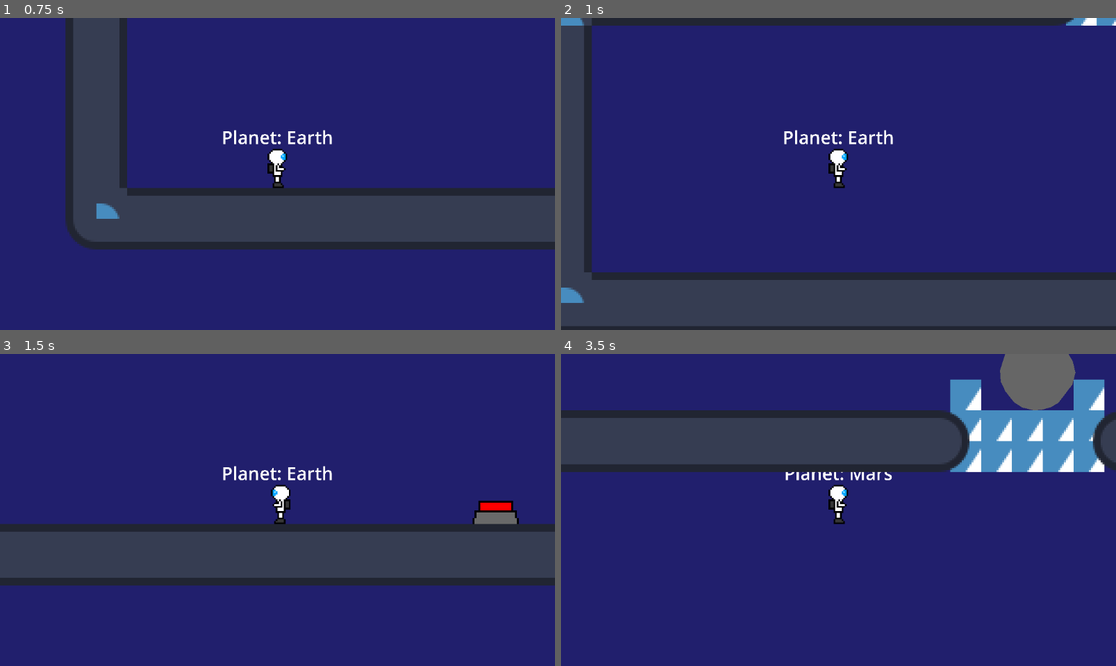
Above: before the commit, frames 1-4 (two rows, left to right).
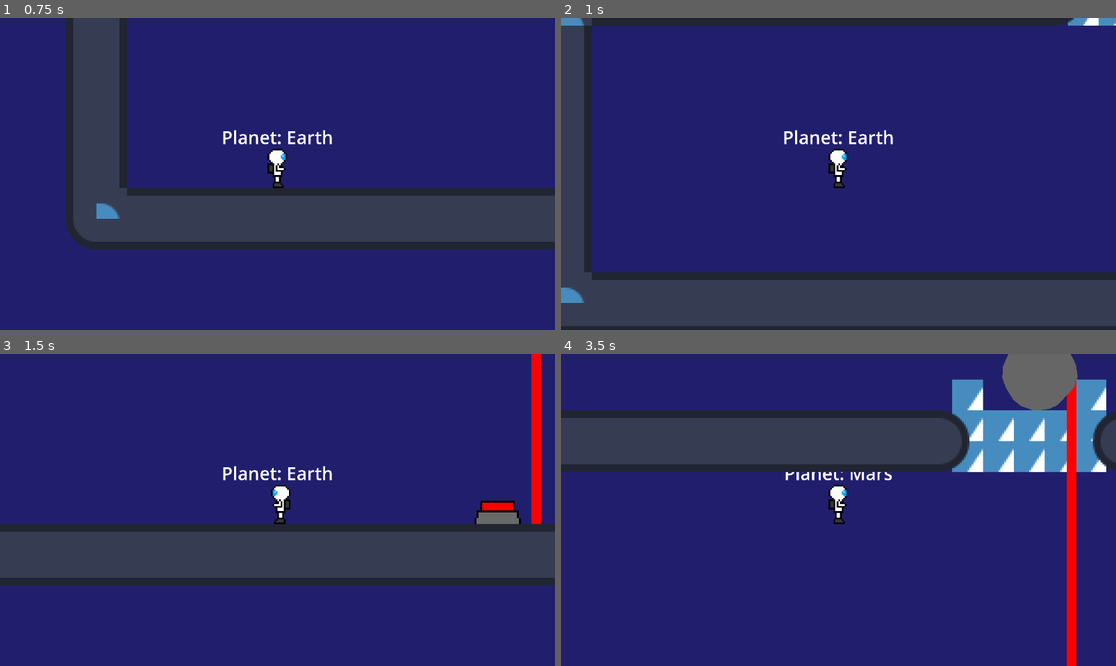
Above: after the commit, the same moments.

Repository: Ebit22/gravityFormer
Game: Godot game, scene res://Scenes/Levels/level_7.tscn
Same seed, same stepped clock (60 frames per second), same inputs: the game is played once before the commit and once after it. This scene is started directly instead of the project's main scene. The engine's default icon, where the game draws it, is replaced by a stand-in: a white triangle on a blue panel in a dark square.
Inputs:
- Up to frame 1 (0.75 s): hold Right (AddGravity) from 0.53 s (still down)
- Up to frame 2 (1 s): keep holding Right (AddGravity); tap Space (Jump) at 0.77 s
- Up to frame 3 (1.5 s): release Right (AddGravity) at 1.28 s; tap Left (DeleteGravity) at 1.35 s
- Up to frame 4 (3.5 s): tap Space (Jump) at 1.52, 3.02 s; tap Shift (SwitchGravity) at 2.1 s; tap Right (AddGravity) at 2.85 s

Frame 1 is identical in both runs. In frame 2, less than 0.1% of the frame differs, in the area x 90-100%, y 0-3%; in frame 3, 1.1%; in frame 4, 2.5%, in the area x 70-99%, y 0-100%.

Commit message:
Level 7 done

Diff:
--- a/gravityplatformer/Scenes/Body's/player.tscn
+++ b/gravityplatformer/Scenes/Body's/player.tscn
@@ -87,7 +87,7 @@
 [sub_resource type="RectangleShape2D" id="RectangleShape2D_gei5t"]
 size = Vector2(50, 163)
 
-[node name="Player" type="CharacterBody2D"]
+[node name="Player" type="CharacterBody2D" groups=["player"]]
 scale = Vector2(0.1, 0.1)
 collision_layer = 3
 collision_mask = 3
--- a/gravityplatformer/Scenes/Levels/level_6.tscn
+++ b/gravityplatformer/Scenes/Levels/level_6.tscn
@@ -252,6 +252,11 @@
 position = Vector2(255, -82)
 scale = Vector2(0.758721, 0.758721)
 
+[node name="Killzone2" parent="Spikes/Spike2" instance=ExtResource("3_0s5jk")]
+
+[node name="CollisionPolygon2D" type="CollisionPolygon2D" parent="Spikes/Spike2/Killzone2"]
+polygon = PackedVector2Array(-32.9502, 19.7701, -1.31802, -59.3103, 23.7241, 19.7701)
+
 [node name="Killzone2" parent="." instance=ExtResource("3_0s5jk")]
 position = Vector2(258, -194)
 
--- a/gravityplatformer/Scenes/Levels/level_7.tscn
+++ b/gravityplatformer/Scenes/Levels/level_7.tscn
@@ -288,7 +288,7 @@
 sources/0 = SubResource("TileSetAtlasSource_srh42")
 
 [sub_resource type="SegmentShape2D" id="SegmentShape2D_8jk0b"]
-a = Vector2(0, -74)
+a = Vector2(0, -70)
 b = Vector2(0, 54)
 
 [node name="Level7" type="Node2D"]
@@ -313,7 +313,7 @@
 
 [node name="JupiterButton" parent="." instance=ExtResource("5_gh42n")]
 z_index = -1
-position = Vector2(251, 19)
+position = Vector2(252, 19)
 collision_layer = 1
 
 [node name="Door" type="TileMapLayer" parent="JupiterButton"]
@@ -322,30 +322,34 @@
 tile_set = SubResource("TileSet_dx26c")
 script = ExtResource("6_uwy1w")
 
-[node name="RigidBody2D" parent="." instance=ExtResource("7_4kexf")]
+[node name="Stone" parent="." instance=ExtResource("7_4kexf")]
 mass = 100.0
+gravity_scale = 1.0
 
 [node name="Laser" type="Node2D" parent="."]
-position = Vector2(377, -25)
+position = Vector2(271, -25)
 script = ExtResource("8_jnky5")
 
 [node name="Area2D" type="Area2D" parent="Laser"]
+visible = false
 
 [node name="CollisionShape2D2" type="CollisionShape2D" parent="Laser/Area2D"]
 position = Vector2(1, 1)
 shape = SubResource("SegmentShape2D_8jk0b")
 
-[node name="Line2D" type="Line2D" parent="Laser"]
+[node name="Killzone" parent="Laser" instance=ExtResource("3_turgw")]
+position = Vector2(1, 1)
+
+[node name="CollisionShape2D" type="CollisionShape2D" parent="Laser/Killzone"]
+position = Vector2(-2, 0)
+shape = SubResource("SegmentShape2D_8jk0b")
+
+[node name="Line2D" type="Line2D" parent="Laser/Killzone"]
 z_index = -1
-position = Vector2(-758, 21)
-points = PackedVector2Array(758, -98, 758, 37)
+position = Vector2(-759, 20)
+points = PackedVector2Array(758, -142, 758, 37)
 width = 5.0
 default_color = Color(1, 0, 0, 1)
 
-[node name="Killzone" parent="Laser/Line2D" instance=ExtResource("3_turgw")]
-position = Vector2(759, -20)
-
-[node name="CollisionShape2D" type="CollisionShape2D" parent="Laser/Line2D/Killzone"]
-shape = SubResource("SegmentShape2D_8jk0b")
-
 [connection signal="area_entered" from="Laser/Area2D" to="Laser" method="_on_area_2d_area_entered"]
+[connection signal="body_exited" from="Laser/Killzone" to="Laser/Killzone" method="_on_body_exited"]
--- a/gravityplatformer/Scripts/killzone.gd
+++ b/gravityplatformer/Scripts/killzone.gd
@@ -1,7 +1,20 @@
 extends Area2D
+
+var bodies_in_zone = []
+
+func _ready() -> void:
+	visible = true
+
+func _on_body_entered(body: Node2D) -> void:
+	bodies_in_zone.append(body)
+	print(visible, body)
+	if body.is_in_group("player") and visible == true:
+		get_tree().change_scene_to_file("res://Scenes/Menu's/restart_screen.tscn")
+	else:
+		visible = bodies_in_zone.size() == 0
 
 
 
-
-func _on_body_entered(body: Node2D) -> void:
-	get_tree().change_scene_to_file("res://Scenes/Menu's/restart_screen.tscn")
+func _on_body_exited(body: Node2D) -> void:
+	bodies_in_zone.erase(body)
+	visible = bodies_in_zone.size() == 0
--- a/gravityplatformer/project.godot
+++ b/gravityplatformer/project.godot
@@ -17,6 +17,10 @@
 [autoload]
 
 gb="*res://global.gd"
+
+[global_group]
+
+player=""
 
 [input]
 
